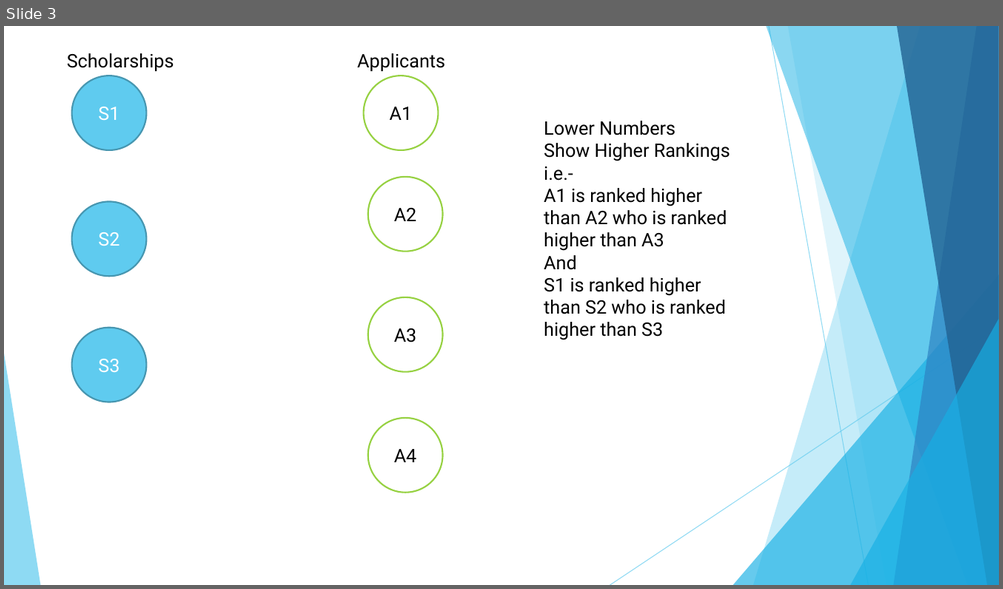
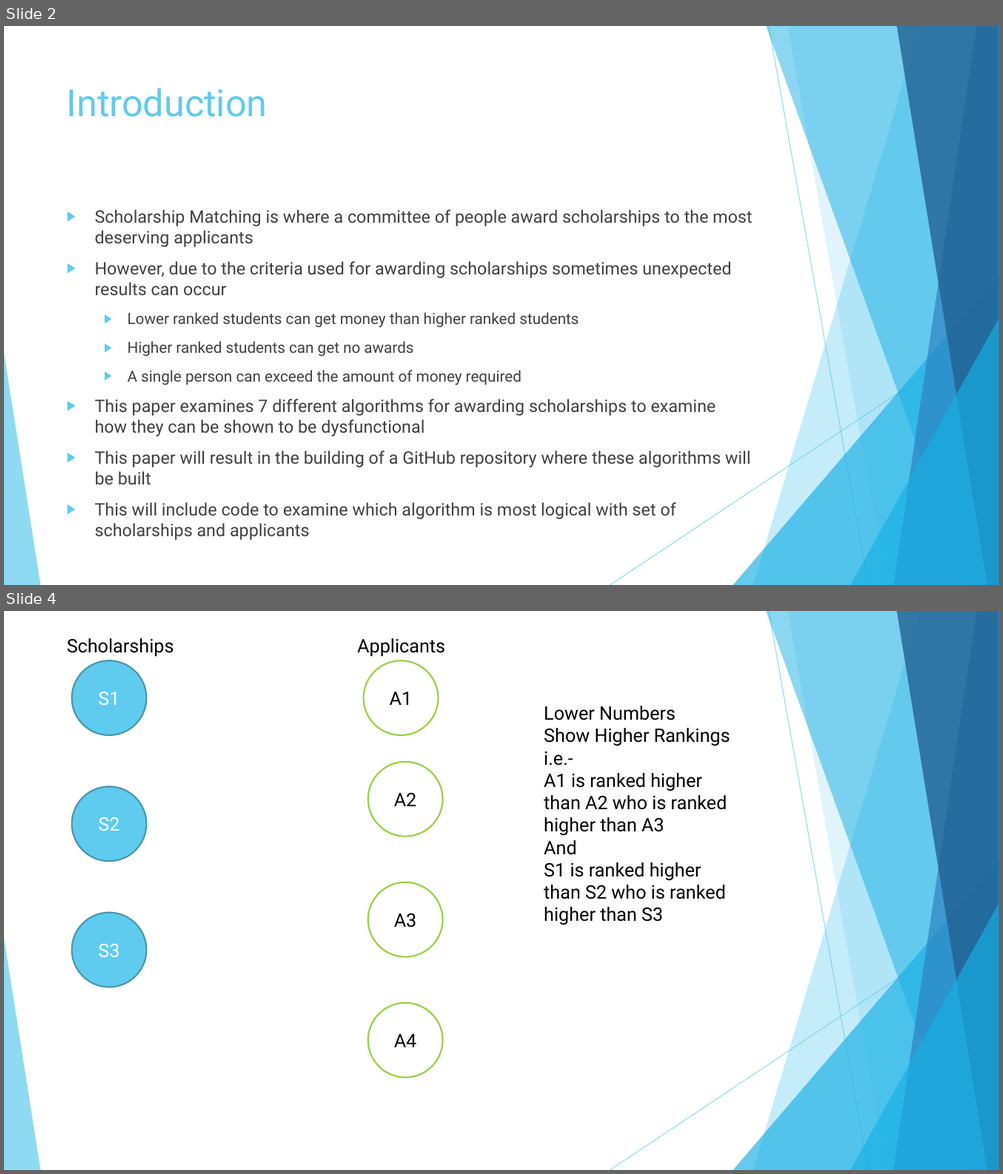
Before and after one commit to dmerson/ArizonaMastersCapstone, a slide deck: Documents/Basic Scholarship Awarding Graphs.pptx. Shown one above the other, each under a label of ours: slide 3 before the commit, slides 2 and 4 after it; the slides between them are not shown. The pictures are 1003x589 and 1003x1174 pixels, drawn with LibreOffice and Linux fonts; fonts in the diff are those of the drawing. Boxes give left, top, right and bottom in pixels: in the first picture for what was removed or moved away, otherwise in the second. Text is boxed around its words. In the diff, an @@ line names an element or a change of style, - is before the commit and + after.

```diff
--- a/Documents/Basic Scholarship Awarding Graphs.pptx
+++ b/Documents/Basic Scholarship Awarding Graphs.pptx
@@ slide 2 added at [4, 26, 999, 585], background #FFFFFF; not listed: 10 template elements that a slide beside it also shows @@
@@ title added at [67, 88, 267, 117], 36 pt, text #5FCBEF @@
+Introduction
@@ text added at [95, 210, 751, 520], 16.6 pt, text #404040 @@
+▶ Scholarship Matching is where a committee of people award scholarships to the most deserving applicants
+▶ However, due to the criteria used for awarding scholarships sometimes unexpected results can occur
+  ▶ Lower ranked students can get money than higher ranked students
+  ▶ Higher ranked students can get no awards
+  ▶ A single person can exceed the amount of money required
+▶ This paper examines 7 different algorithms for awarding scholarships to examine how they can be shown to be dysfunctional
+▶ This paper will result in the building of a GitHub repository where these algorithms will be built
+▶ This will include code to examine which algorithm is most logical with set of scholarships and applicants
@@ what was slide 3 is now slide 4 @@
```
Also in this commit, not shown: 9 slides changed, 1 other slide added, 1 slide removed.
